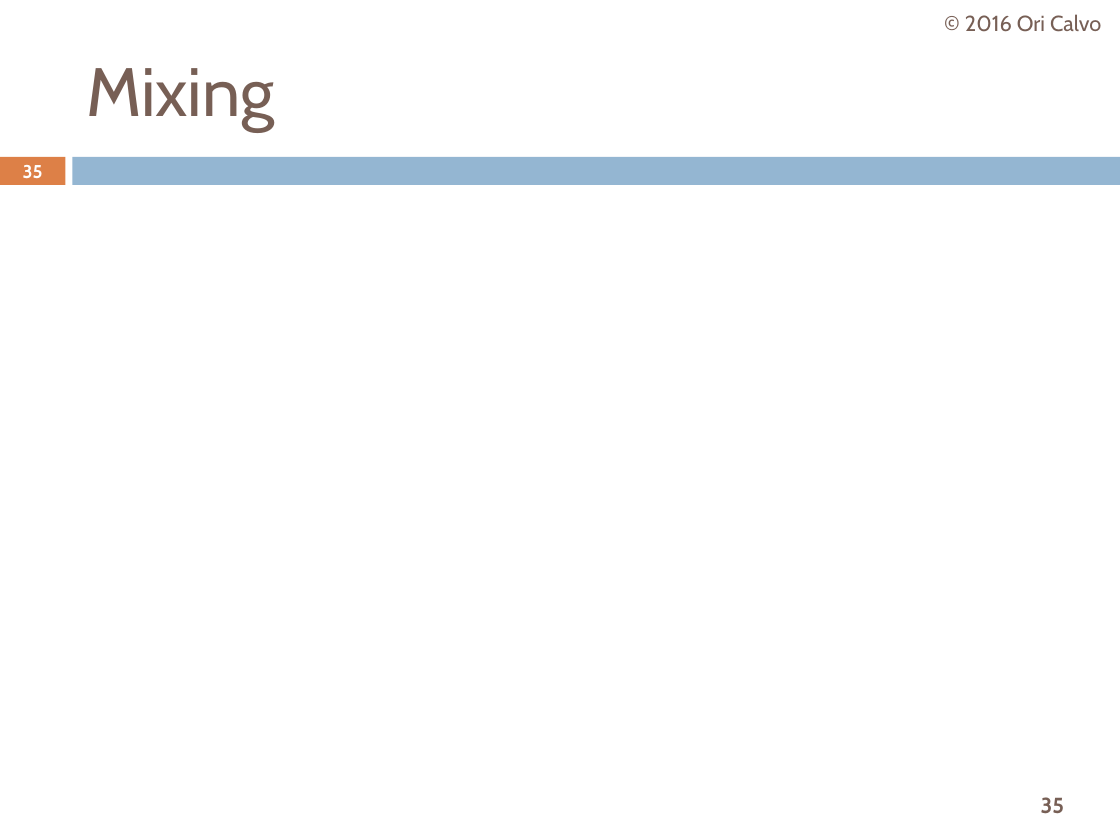
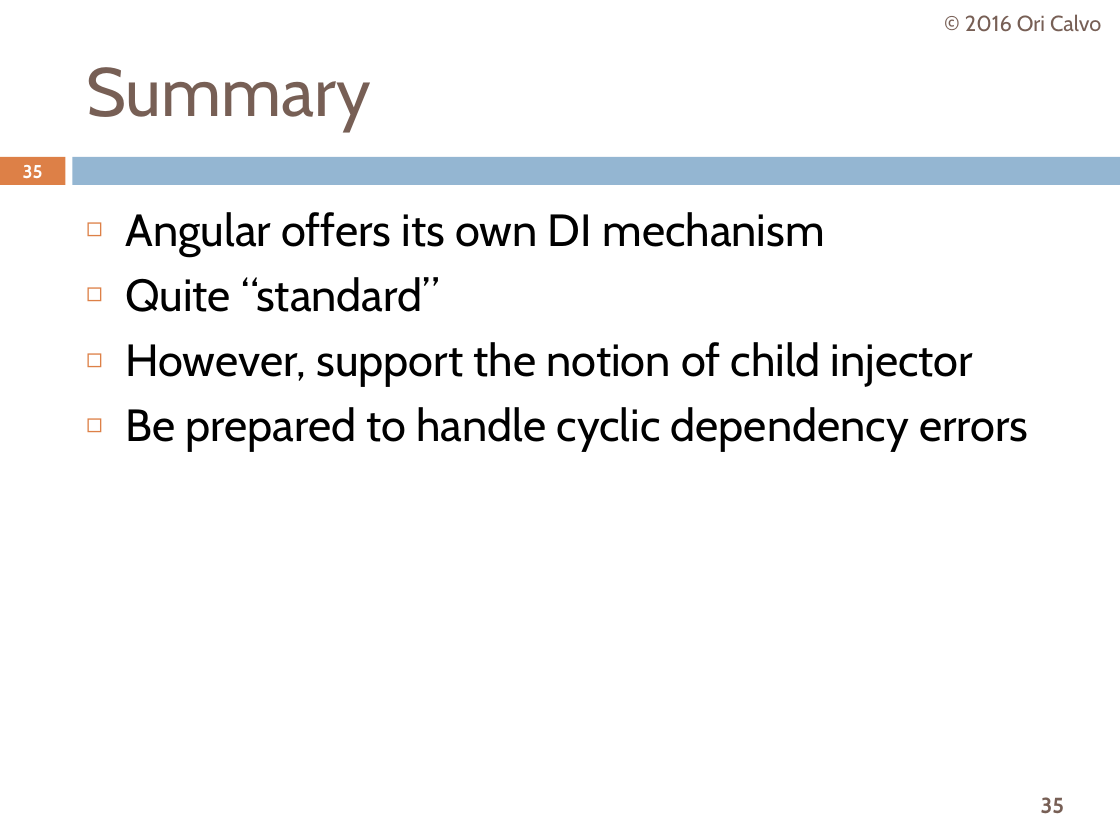
Before and after one commit to oricalvo/course-angular, a slide deck: slide 35 of PPTs/02 Dependency Injection.pptx. Drawn at 1120x840 pixels with LibreOffice and Linux fonts; fonts in the diff are those of the drawing. Boxes give left, top, right and bottom in pixels: in the first picture for what was removed or moved away, otherwise in the second. Text is boxed around its words. In the diff, an @@ line names an element or a change of style, - is before the commit and + after.

```diff
--- a/PPTs/02 Dependency Injection.pptx
+++ b/PPTs/02 Dependency Injection.pptx
@@ title at <box>86,67,371,131</box>: text changed @@
-Mixing
+Summary
@@ text added at <box>125,212,1028,452</box>, 29 pt, text #000000 @@
+◻ Angular offers its own DI mechanism
+◻ Quite “standard”
+◻ However, support the notion of child injector
+◻ Be prepared to handle cyclic dependency errors
```
Also in this commit, not shown: 2 other files.
